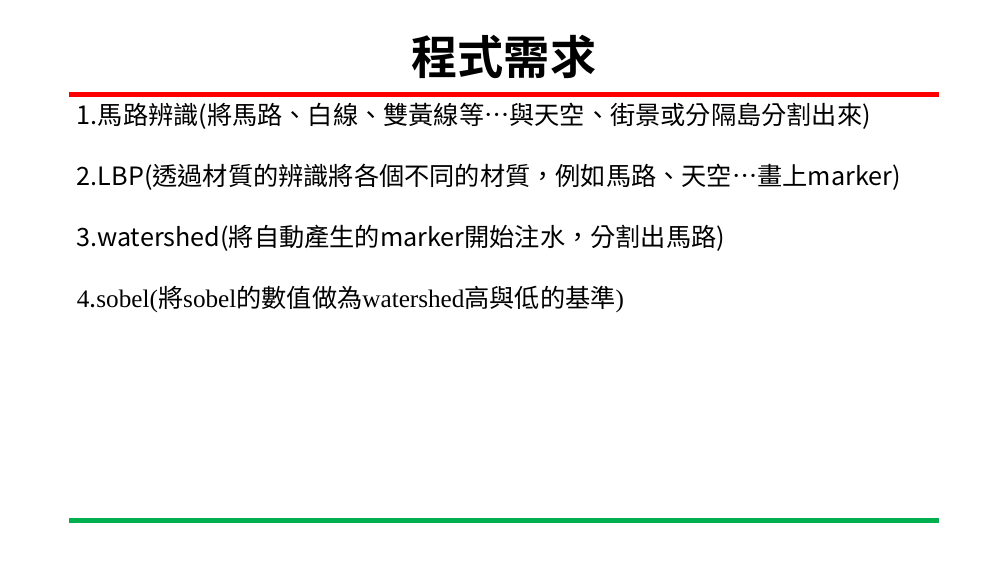
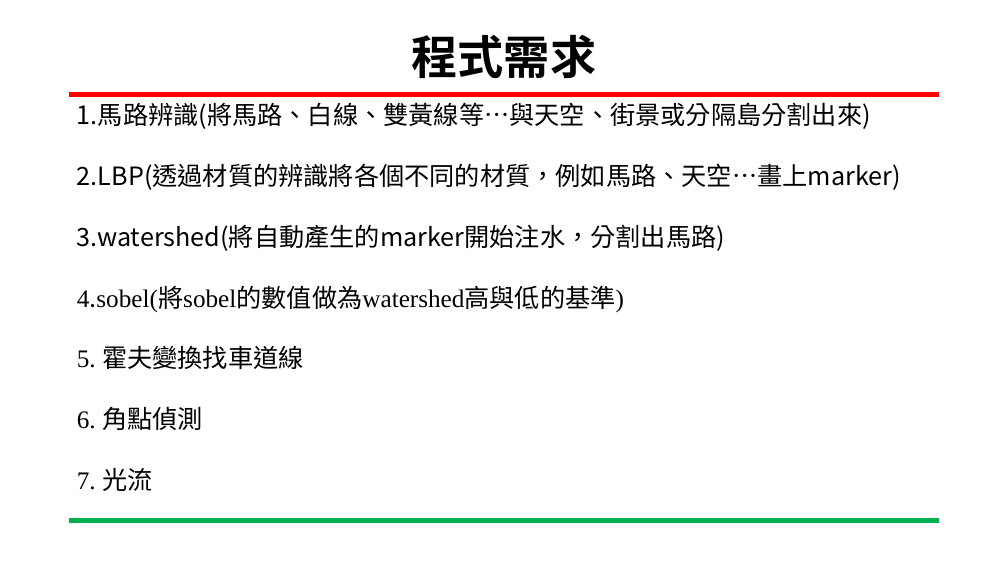
Before and after one commit to Sapphire1002/Embbeded, a slide deck: slide 5 of 期中報告_v2.pptx. Drawn at 1008x567 pixels with LibreOffice and Linux fonts; fonts in the diff are those of the drawing; background and template pictures are left out. Boxes give left, top, right and bottom in pixels: in the first picture for what was removed or moved away, otherwise in the second. Text is boxed around its words. In the diff, an @@ line names an element or a change of style, - is before the commit and + after.

Commit message:
Embedded

```diff
--- a/期中報告_v2.pptx
+++ b/期中報告_v2.pptx
@@ text at (x1=77, y1=345, x2=304, y2=491): paragraphs added @@
+5. 霍夫變換找車道線
+6. 角點偵測
+7. 光流
```
